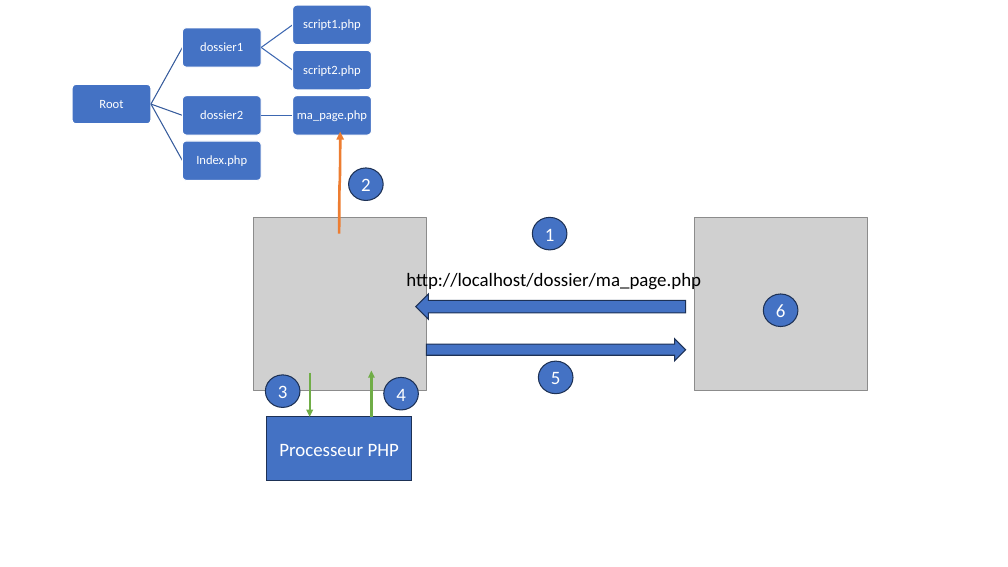
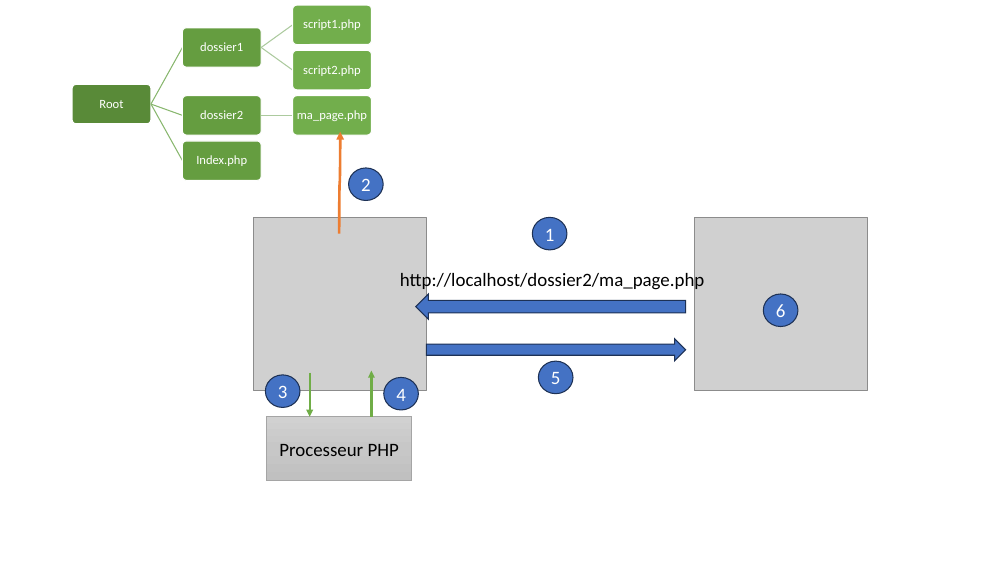
Before and after one commit to AnisBoubaker/TCH056, a slide deck: slide 2 of diapos/ch6_rest/src/Diagrammes.pptx. Drawn at 1008x567 pixels with LibreOffice and Linux fonts; fonts in the diff are those of the drawing; grey boxes stand for pictures. Boxes give left, top, right and bottom in pixels: in the first picture for what was removed or moved away, otherwise in the second. Text is boxed around its words. In the diff, an @@ line names an element or a change of style, - is before the commit and + after.

```diff
--- a/diapos/ch6_rest/src/Diagrammes.pptx
+++ b/diapos/ch6_rest/src/Diagrammes.pptx
@@ rounded rectangle at (x1=72, y1=85, x2=150, y2=124): fill #4472C4 to #5A8B39 @@
@@ outline #365B9D 1 pt to #88B76F 1 pt in 3 elements at (x1=150, y1=46, x2=184, y2=104), (x1=150, y1=103, x2=182, y2=116), (x1=150, y1=103, x2=184, y2=161) @@
@@ outline #3E67B2 1 pt to #ACCA9F 1 pt in 3 elements at (x1=261, y1=24, x2=293, y2=48), (x1=261, y1=46, x2=293, y2=71), (x1=261, y1=114, x2=293, y2=116) @@
@@ fill #4472C4 to #73AE4C in 3 elements at (x1=293, y1=5, x2=371, y2=45), (x1=293, y1=51, x2=371, y2=90), (x1=293, y1=96, x2=371, y2=135) @@
@@ fill #4472C4 to #669D40 in 3 elements at (x1=182, y1=28, x2=261, y2=67), (x1=182, y1=96, x2=261, y2=135), (x1=182, y1=141, x2=261, y2=180) @@
@@ text at (x1=400, y1=270, x2=704, y2=291): text changed @@
-http://localhost/dossier/ma_page.php
+http://localhost/dossier2/ma_page.php
@@ rectangle "Processeur PHP" at (x1=267, y1=417, x2=412, y2=480): text colour #FFFFFF to #000000; fill #4472C4 to gradient #D2D2D2 to #C8C8C8 to #C0C0C0; outline #1E3256 1 pt to #A5A5A5 0.5 pt @@
```
Also in this commit, not shown: 1 slide added, 2 other files.
